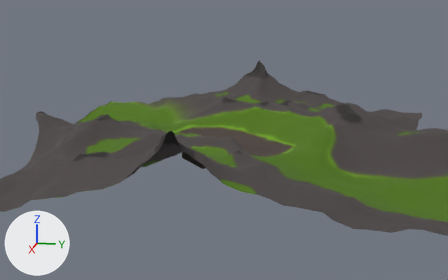
A saved change to the glTF model maps/extras/height_map/height_map.glb.
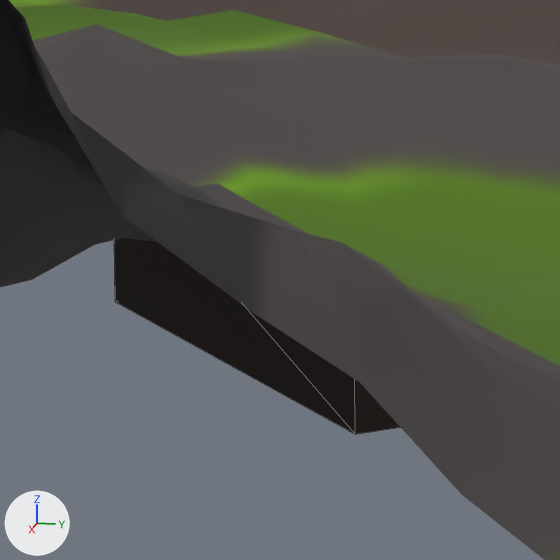
Old and new are each drawn from a camera (50 mm lens) standing at (718.0, 137.5, 168.5) and looking at (-12.9, -8.6, -14.2) and again close up on the part from 38% to 49% of the width and 47% to 64% of the height. The axes (+X, +Y, +Z) are drawn at lower left. The lights are the same throughout. The close-ups show mesh edges as thin lines. Objects named as collision shapes, trigger or cutter boxes, shadow casters or lower levels of detail are left out. Where no turn or scale is listed for an object, it has been applied to the vertices. Vertices at the same position are counted once.

Before the edit, the objects in view are built like this:
```python
me_plane = bpy.data.meshes.new('Plane')
me_plane.from_pydata(...)  # 2499 vertices, 4796 faces; spans x -260.0..260.0, y -278.0..278.0, z -41.0..57.0
me_plane.materials.append(mat_material_001)  # picture img_image_0
me_plane_006 = bpy.data.meshes.new('Plane.006')
me_plane_006.from_pydata(...)  # 8 vertices, 10 faces; spans x -35.1..35.1, y -33.9..33.9, z 0.0..17.0
me_plane_006.materials.append(mat_material_002)  # picture img_untitled
ob_plane = bpy.data.objects.new('Plane', me_plane)
ob_plane.location = (0.0, 0.0, 0.0)
ob_room = bpy.data.objects.new('Room', me_plane_006)
ob_room.location = (-27.9, -35.5, -46.9)
```
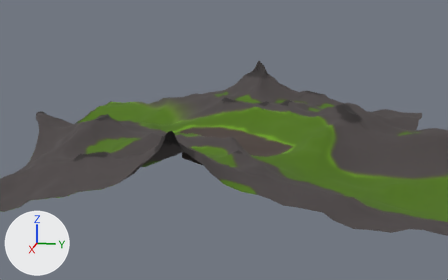
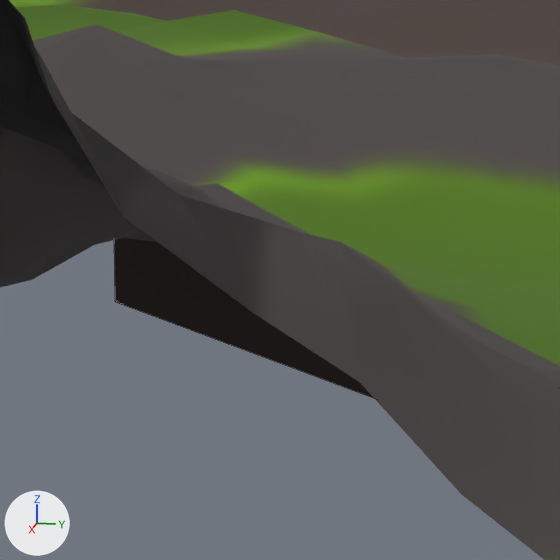
Changed parts and their boxes (x1, y1, x2, y2) in the close-ups (560 x 560 px):
```json
{"object": "Room", "change": "reshaped", "before": [114, 238, 400, 434], "after": [114, 238, 374, 398]}
```

Edits to the scene script, one JSON object a line:
```json
{"block": "me_plane_006", "where": "me_plane_006.from_pydata(...)  # 8 vertices, 10 faces; spans x -35.1..35.1, y -33.9..33.9, z 0.0..17.0"}
{"block": "me_plane_006", "where": "# used by ob_room; location = (-27.9, -35.5, -46.9)"}
{"block": "me_plane_006", "change": "me_plane_006 part 1"}
{"op": "set", "path": "me_plane_006.vertices[1].co", "old": "(35.1, 4.0, 0.0)", "new": "(29.0, 11.4, 0.0)", "note": "pixel (355, 434) -> not seen"}
{"op": "set", "path": "me_plane_006.vertices[3].co", "old": "(10.1, 33.9, 0.0)", "new": "(16.2, 26.6, 0.0)"}
{"op": "set", "path": "me_plane_006.vertices[5].co", "old": "(10.1, 33.9, 17.0)", "new": "(16.2, 26.6, 17.0)"}
{"op": "set", "path": "me_plane_006.vertices[6].co", "old": "(35.1, 4.0, 17.0)", "new": "(29.0, 11.4, 17.0)"}
```
